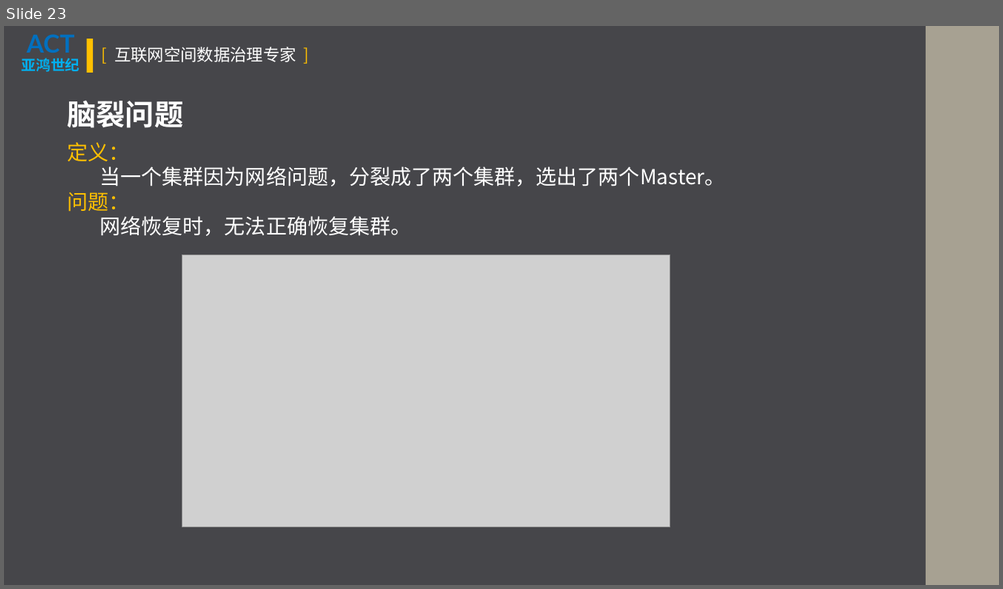
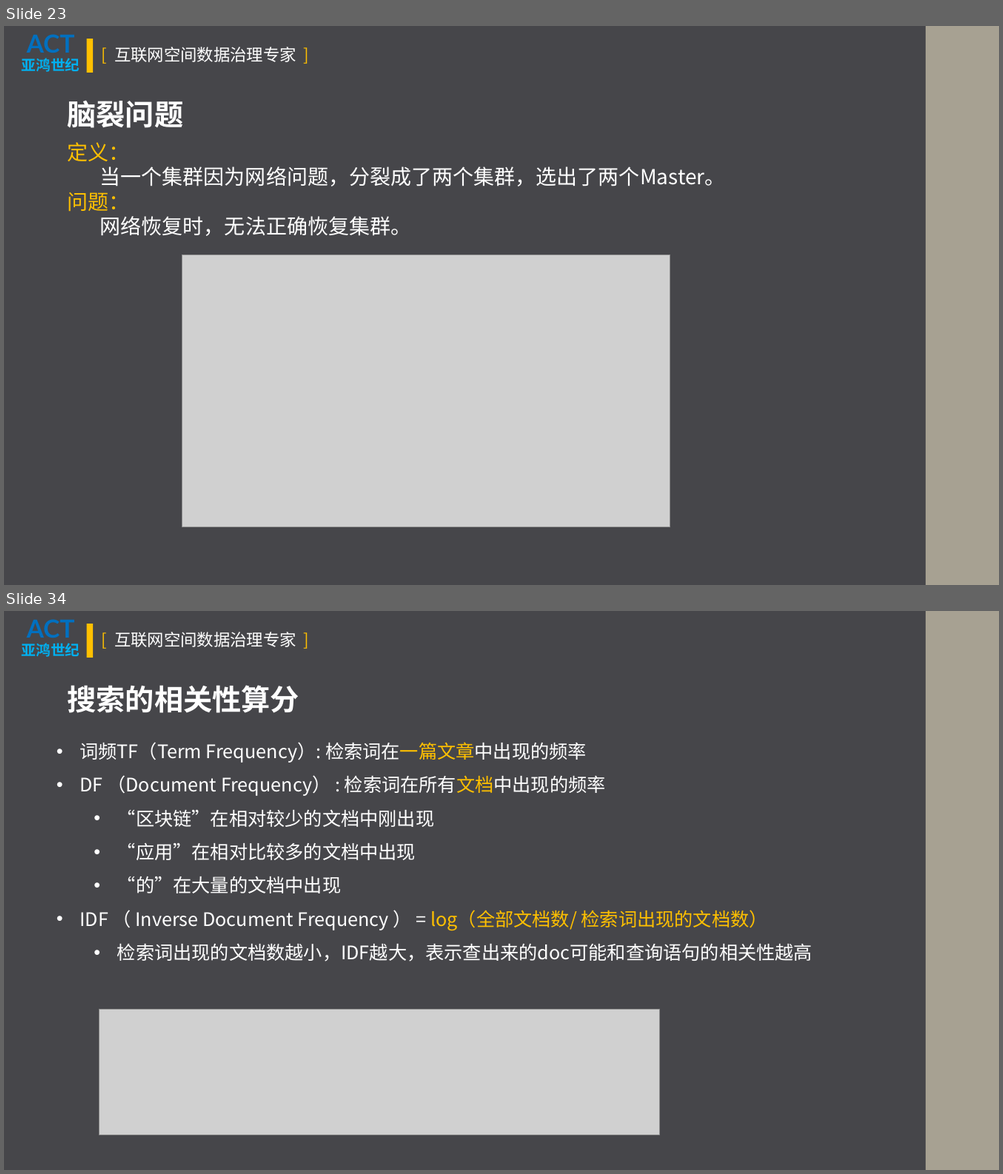
Before and after one commit to VincentMLiu/BigMingNotes, a slide deck: Memory Palace/Elasticsearch/ElasticSearch基本原理.pptx. Shown one above the other, each under a label of ours: slide 23 before the commit, slides 23 and 34 after it; the slides between them are not shown. The pictures are 1003x589 and 1003x1174 pixels, drawn with LibreOffice and Linux fonts; fonts in the diff are those of the drawing; grey boxes stand for pictures. Boxes give left, top, right and bottom in pixels: in the first picture for what was removed or moved away, otherwise in the second. Text is boxed around its words. In the diff, an @@ line names an element or a change of style, - is before the commit and + after.

```diff
--- a/Memory Palace/Elasticsearch/ElasticSearch基本原理.pptx
+++ b/Memory Palace/Elasticsearch/ElasticSearch基本原理.pptx
@@ slide 34 added at box(4, 611, 999, 1170), background #46464A; not listed: 4 template elements that a slide beside it also shows @@
@@ text added at box(68, 685, 299, 713), 28 pt, text #FFFFFF, bold @@
+搜索的相关性算分
@@ text added at box(79, 742, 812, 962), 18 pt, text #FFFFFF @@
+• 词频TF（Term Frequency）: 检索词在一篇文章中出现的频率
+• DF （Document Frequency） : 检索词在所有文档中出现的频率
+  • “区块链”在相对较少的文档中刚出现
+  • “应用”在相对比较多的文档中出现
+  • “的”在大量的文档中出现
+• IDF （ Inverse Document Frequency ） = log（全部文档数/ 检索词出现的文档数）
+  • 检索词出现的文档数越小，IDF越大，表示查出来的doc可能和查询语句的相关性越高
@@ picture added at box(99, 1009, 660, 1136) @@
```
Also in this commit, not shown: 13 slides changed, 23 other slides added, 6 slides removed, 25 other files.
